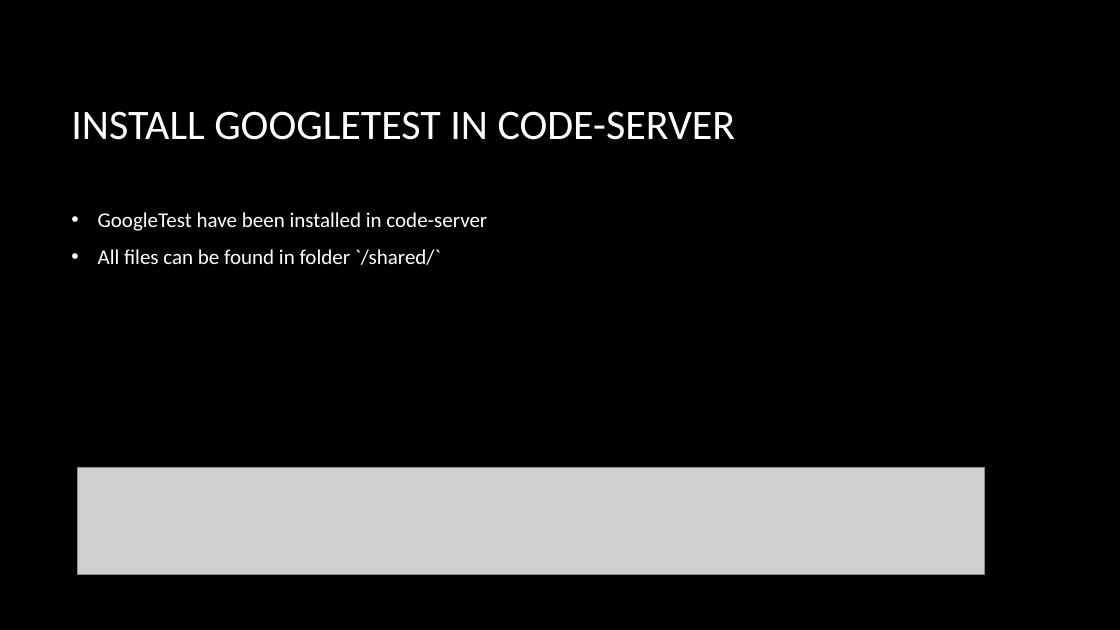
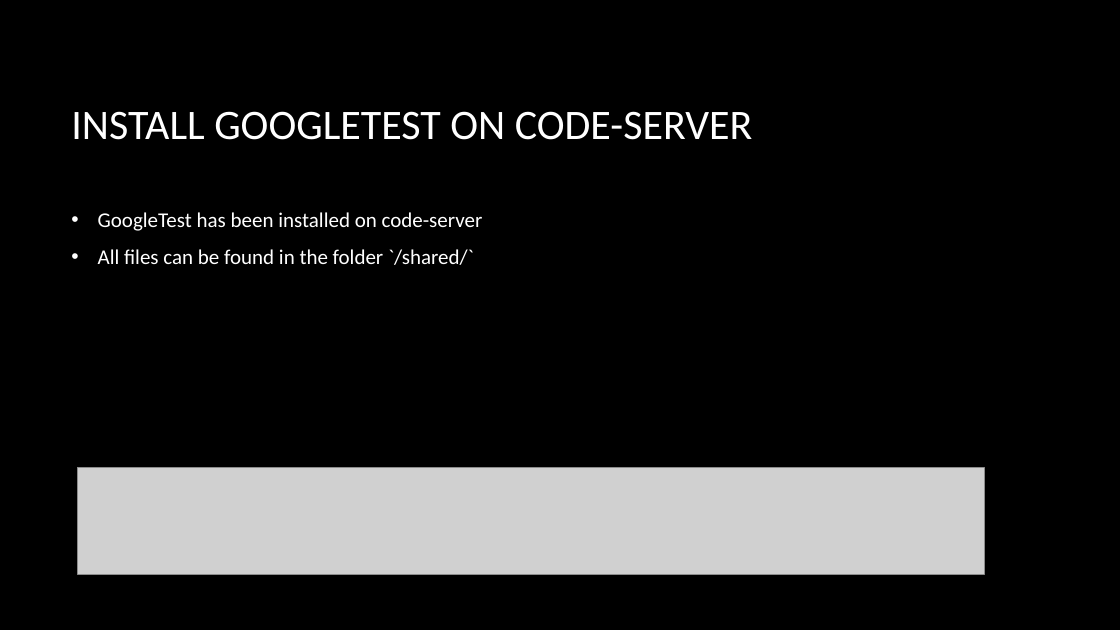
Before and after one commit to CNOCycle/cpp_tutorial, a slide deck: slide 4 of lab04-googletest/00-lab04.pptx. Drawn at 1120x630 pixels with LibreOffice and Linux fonts; fonts in the diff are those of the drawing; grey boxes stand for pictures; background and template pictures are left out. Boxes give left, top, right and bottom in pixels: in the first picture for what was removed or moved away, otherwise in the second. Text is boxed around its words. In the diff, an @@ line names an element or a change of style, - is before the commit and + after.

```diff
--- a/lab04-googletest/00-lab04.pptx
+++ b/lab04-googletest/00-lab04.pptx
@@ title at [71,111,753,140]: text changed @@
-INSTALL GOOGLETEST IN CODE-SERVER
+INSTALL GOOGLETEST ON CODE-SERVER
@@ text at [98,212,483,265]: text changed @@
-• GoogleTest have been installed in code-server
-• All files can be found in folder `/shared/`
+• GoogleTest has been installed on code-server
+• All files can be found in the folder `/shared/`
```
Also in this commit, not shown: 3 other slides changed.
